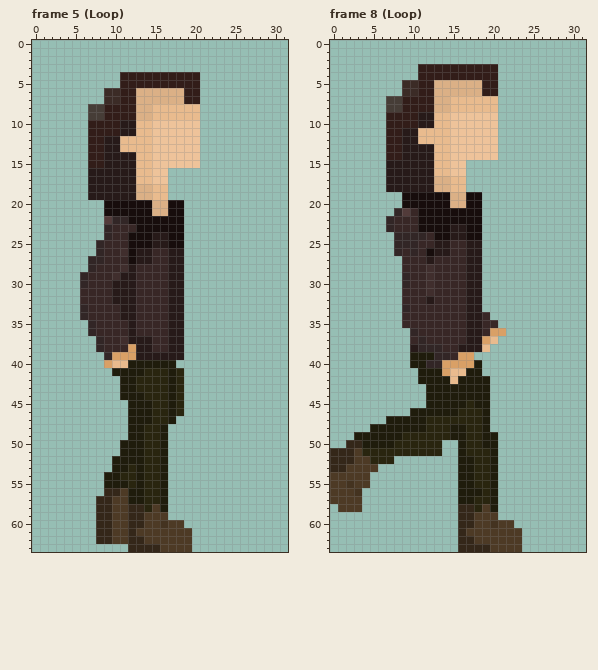
Pixel-art file, stored at Resources/Test/Charac-Walking.ase. The first picture shows the starting point.
32x64 pixels, 9 frames. Colours within 5 levels of each other are drawn and written as one. Shown: frame 5 (Loop), frame 8 (Loop). The commit also changed other frames, which this record leaves out.
Now the later version:
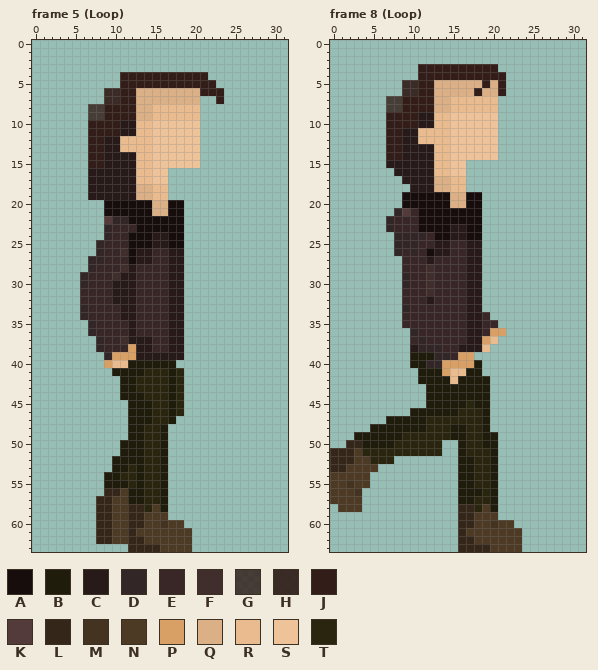
Palette (. is transparent): A #170d0c  B #1f1c0c  C #271a19  D #322626  E #382726  F #402e2d  G #321d19cd  H #321d19e9  J #321d19  K #523b3a  L #342719  M #443320  N #4d3a25  P #d9a066  Q #dbb086  R #e9bb8e  S #eec39a  T #29250f
Changes in this commit:
--- frame 5 (Loop), layer "Layer 1"
@@ x 17..25 @@
  3 .........
- 4 JJJJ.....
- 5 JJJJ.....
- 6 QQJJ.....
- 7 QQJJ.....
+ 4 JJJJJ....
+ 5 JJJJJJ...
+ 6 QQQQJJJ..
+ 7 QQQQ..J..
  8 RRRR.....
--- frame 8 (Loop), layer "Layer 1"
@@ x 16..23 @@
  3 JJJJJ...
- 4 JJJJJ...
- 5 QQQJJ...
- 6 QQQJJ...
+ 4 JJJJJJ..
+ 5 QQQJQJ..
+ 6 QQJQQJ..
  7 RRRRR...
@@ x 5..11 @@
 15 ..CCCCC
-16 ..CCCCC
-17 ..CCCCC
-18 ..CCCCC
+16 ...CCCC
+17 ....CCC
+18 .....CC
 19 ....AAA
Changed places in both pictures, as pixel boxes (x1, y1, x2, y2):
changed: (184, 72, 224, 104)
changed: (474, 72, 506, 96)
erased: (386, 168, 410, 192)
